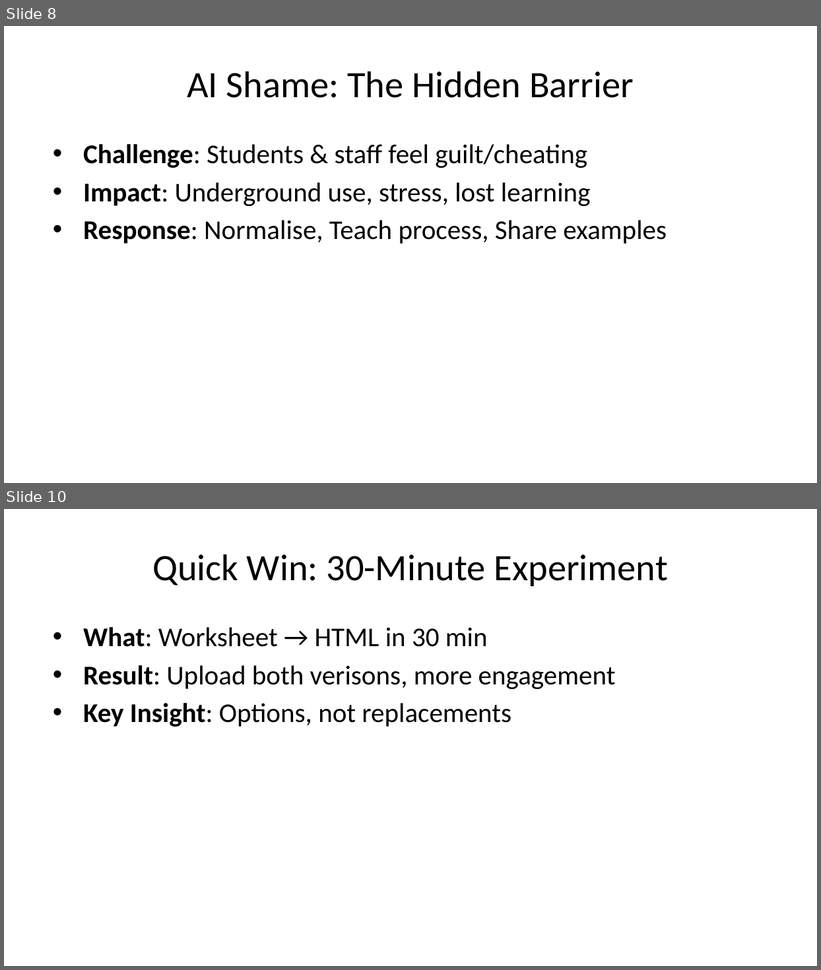
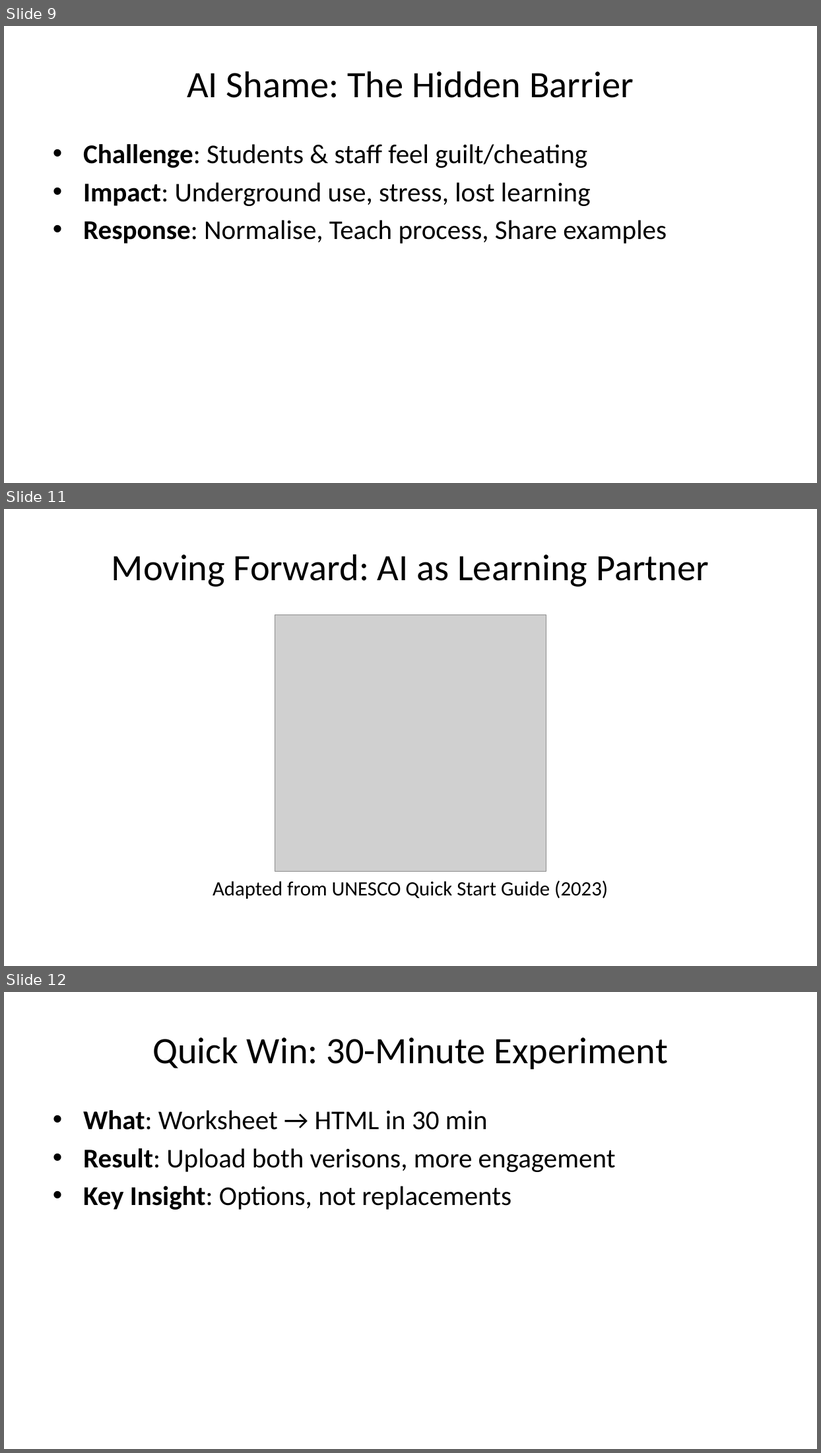
Before and after one commit to michael-borck/AI-in-the-Curriculum, a slide deck: cl-ai-in-the-curriculum.pptx. Shown one above the other, each under a label of ours: slides 8 and 10 before the commit, slides 9, 11 and 12 after it; the slides between them are not shown. The pictures are 821x970 and 821x1453 pixels, drawn with LibreOffice and Linux fonts; fonts in the diff are those of the drawing; grey boxes stand for pictures. Boxes give left, top, right and bottom in pixels: in the first picture for what was removed or moved away, otherwise in the second. Text is boxed around its words. In the diff, an @@ line names an element or a change of style, - is before the commit and + after.

```diff
--- a/cl-ai-in-the-curriculum.pptx
+++ b/cl-ai-in-the-curriculum.pptx
@@ slide 11 added at box(4, 509, 817, 966), background #FFFFFF @@
@@ title added at box(112, 554, 709, 587), 33 pt, text #000000 @@
+Moving Forward: AI as Learning Partner
@@ picture added at box(275, 615, 546, 871) @@
@@ text added at box(213, 881, 608, 899), 18 pt, text #000000 @@
+Adapted from UNESCO Quick Start Guide (2023)
@@ what was slide 8 is now slide 9 @@
@@ what was slide 10 is now slide 12 @@
```
Also in this commit, not shown: 2 slides changed, 2 other slides added, 1 slide removed, 6 other files.
